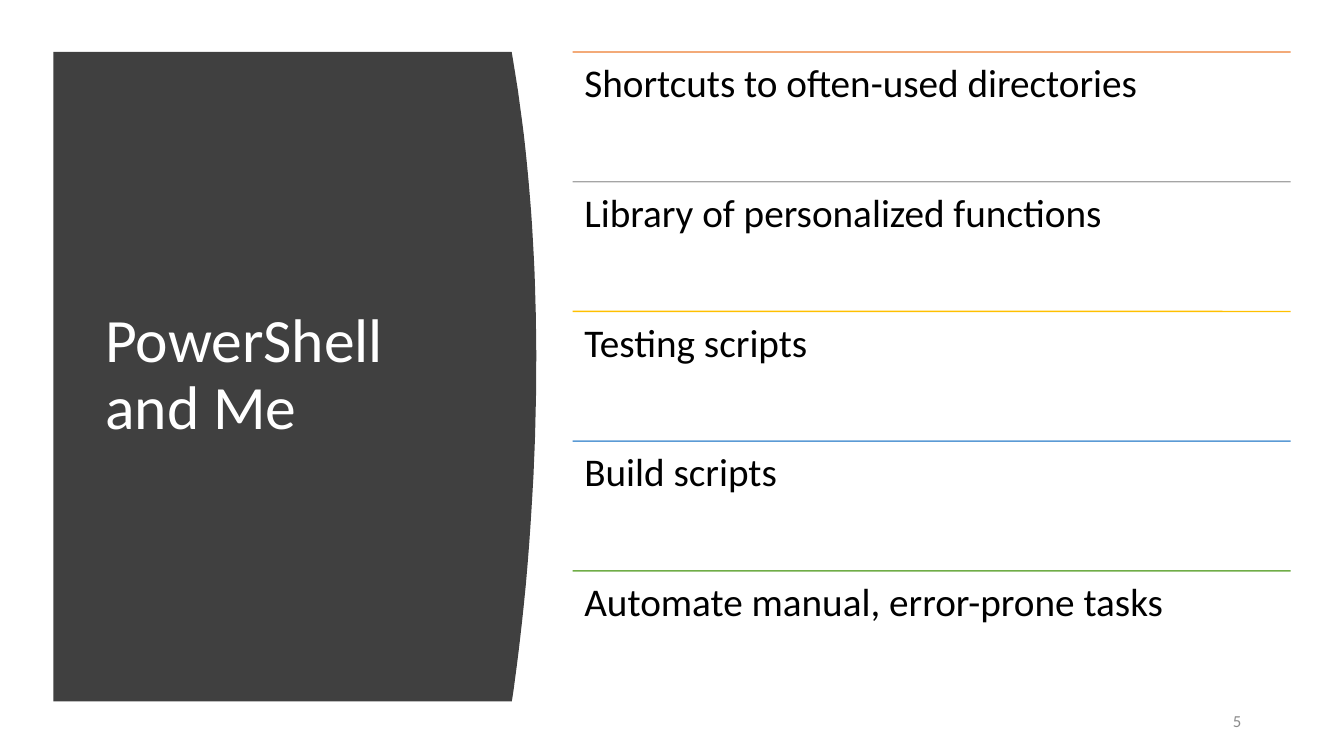
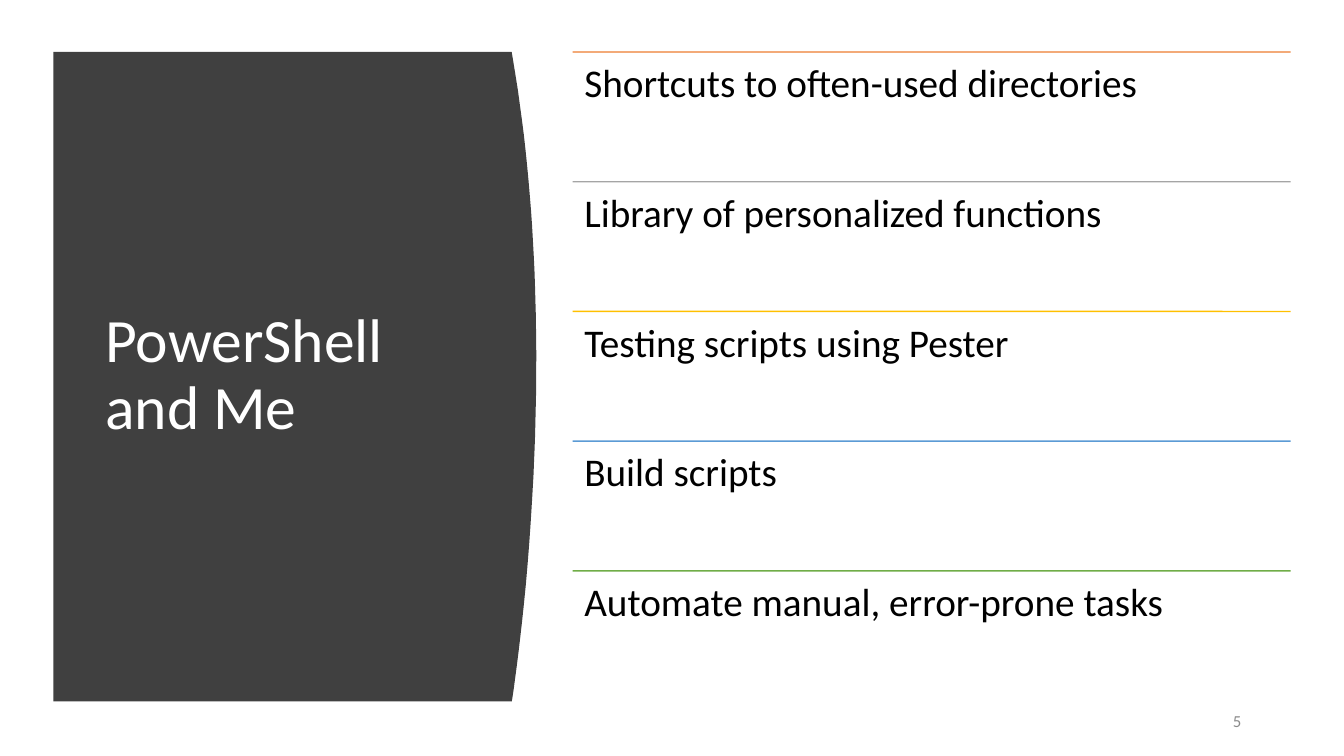
Before and after one commit to KurtKroeker/powershell, a slide deck: slide 5 of presentations/PowerShell_Presentation.pptx. Drawn at 1344x756 pixels with LibreOffice and Linux fonts; fonts in the diff are those of the drawing. Boxes give left, top, right and bottom in pixels: in the first picture for what was removed or moved away, otherwise in the second. Text is boxed around its words. In the diff, an @@ line names an element or a change of style, - is before the commit and + after.

```diff
--- a/presentations/PowerShell_Presentation.pptx
+++ b/presentations/PowerShell_Presentation.pptx
@@ text at [584,330,1009,364]: text changed @@
-Testing scripts
+Testing scripts using Pester
```
Also in this commit, not shown: 3 other slides changed, 10 other files.
